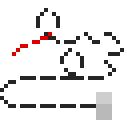
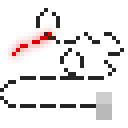
Before/after of a 128×128 layered artwork. What changed in the layer stack:
added layer "Layer 10" above "Layer 9" over left=4, top=24, right=60, bottom=64
